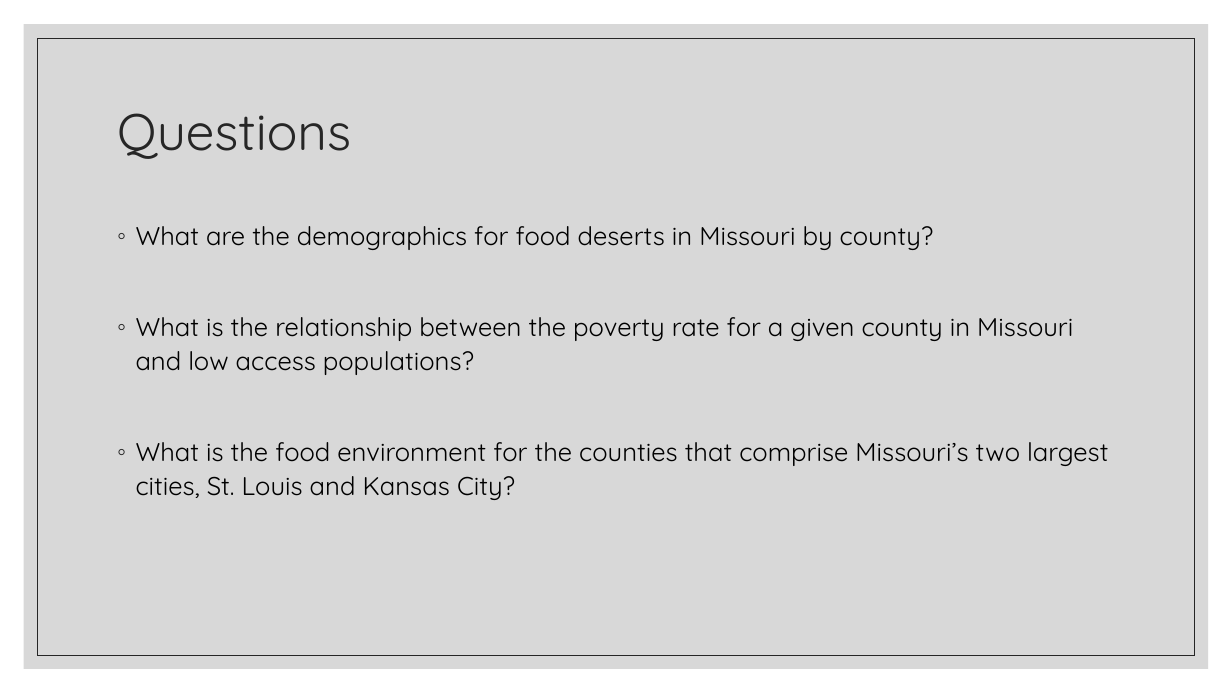
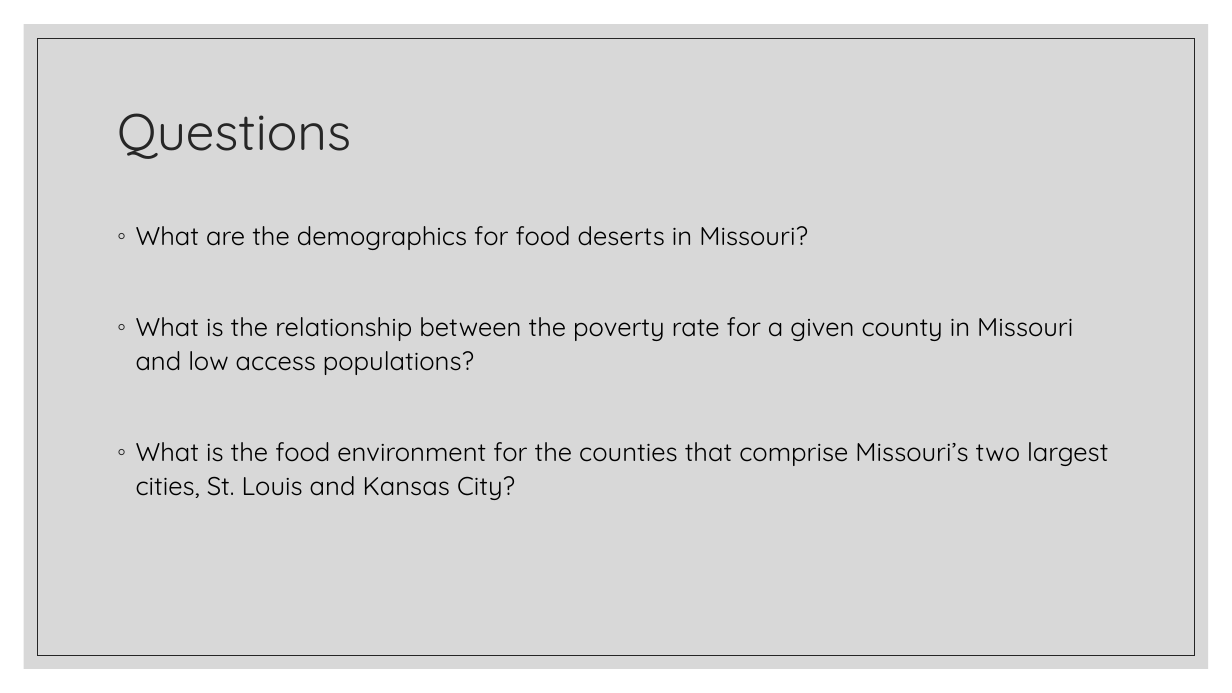
Before and after one commit to marybellavia/project-one, a slide deck: slide 3 of Urban Food Deserts.pptx. Drawn at 1232x693 pixels with LibreOffice and Linux fonts; fonts in the diff are those of the drawing. Boxes give left, top, right and bottom in pixels: in the first picture for what was removed or moved away, otherwise in the second. Text is boxed around its words. In the diff, an @@ line names an element or a change of style, - is before the commit and + after.

```diff
--- a/Urban Food Deserts.pptx
+++ b/Urban Food Deserts.pptx
@@ text at (x1=136, y1=226, x2=808, y2=250): text changed @@
-◦ What are the demographics for food deserts in Missouri by county?
+◦ What are the demographics for food deserts in Missouri?
```
Also in this commit, not shown: 2 other slides changed, 3 other files.
